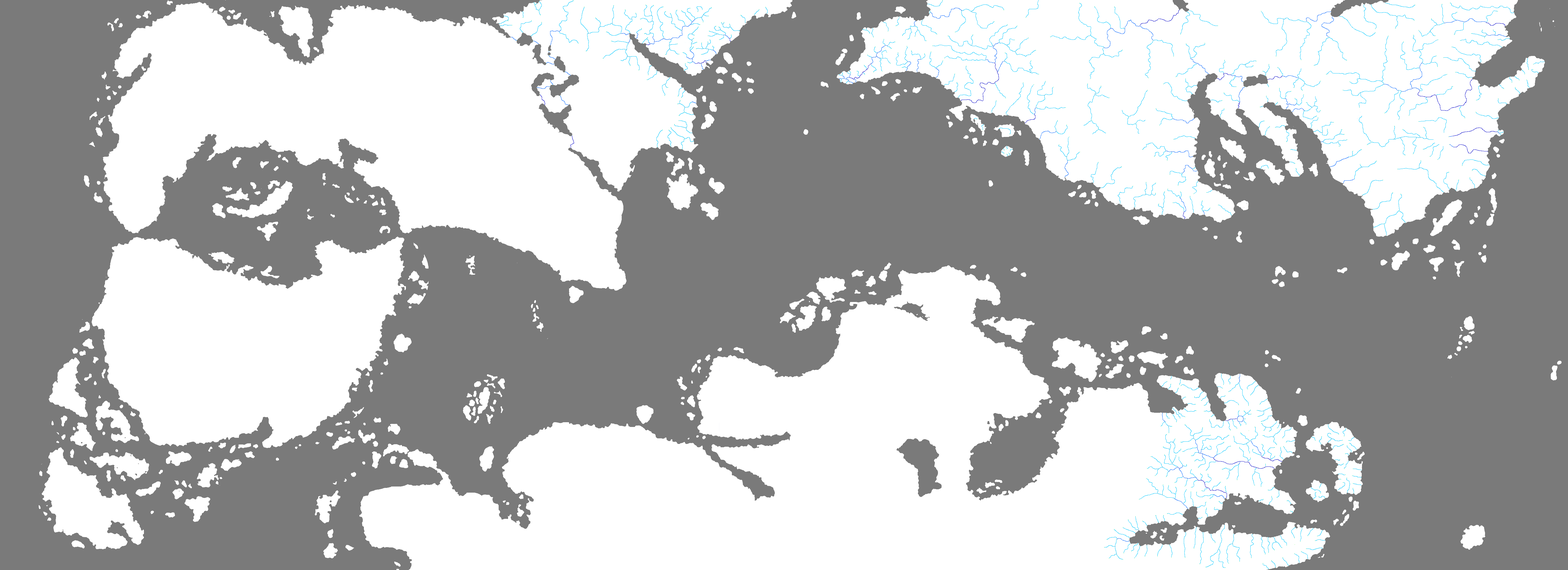
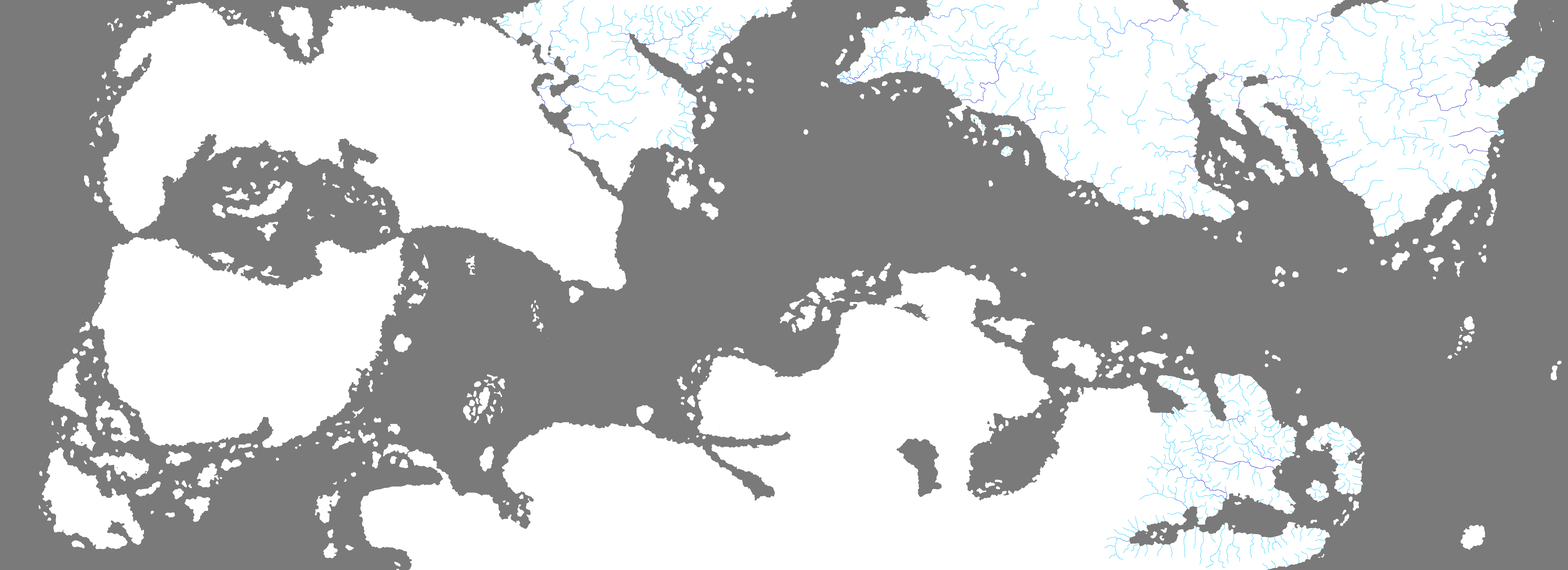
The second w=1568, h=570 image is a revision of the first. Changes to its layers:
painted on "River" over [548,45,650,141]
